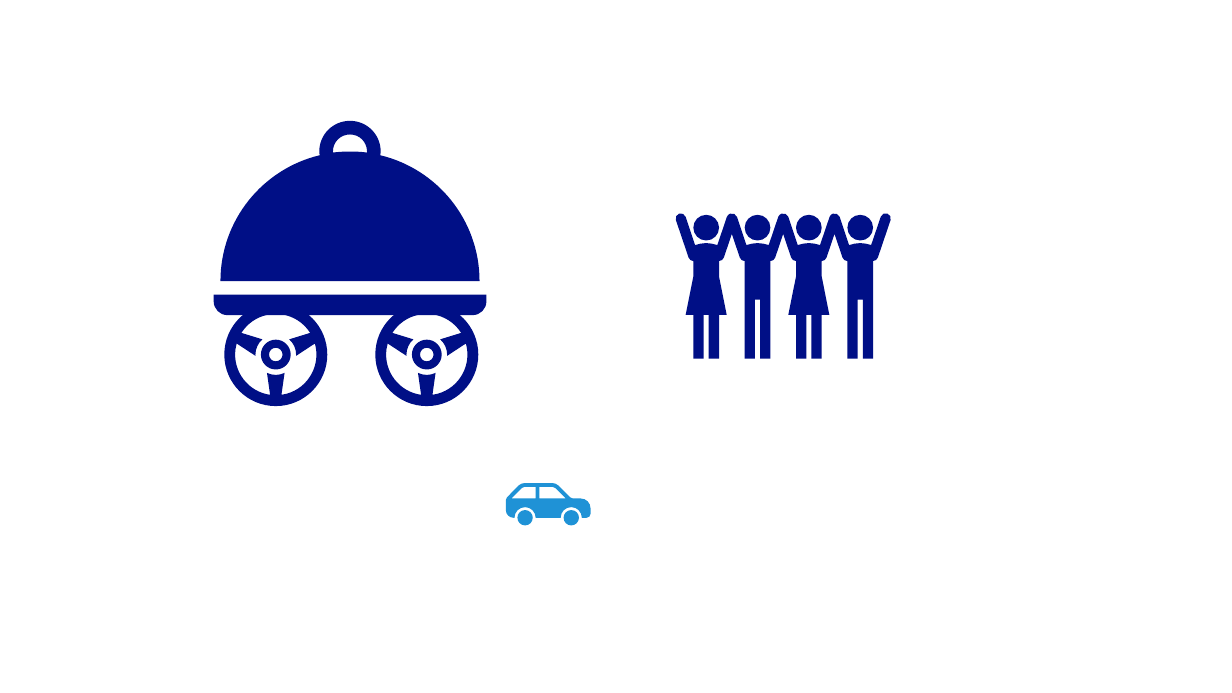
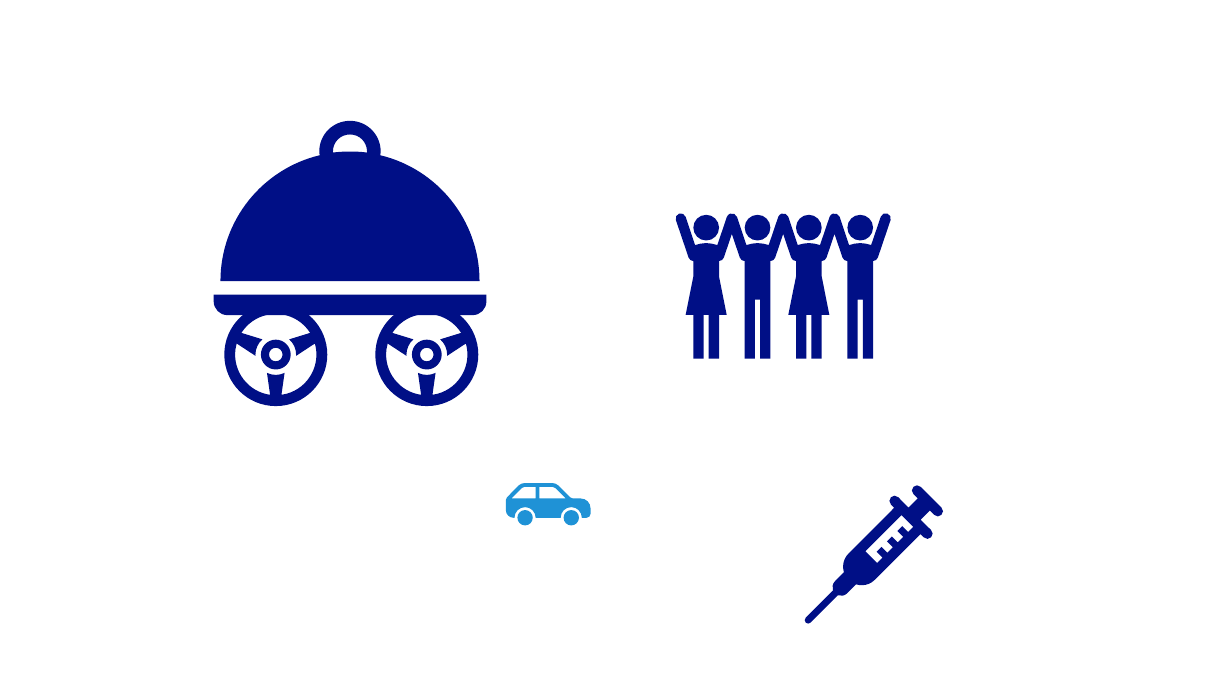
Before and after one commit to HelpMyStreet/front-end, a slide deck: slide 4 of HelpMyStreetFE/HelpMyStreetFE/src/pptx/Icons.pptx. Drawn at 1232x693 pixels with LibreOffice and Linux fonts; fonts in the diff are those of the drawing. Boxes give left, top, right and bottom in pixels: in the first picture for what was removed or moved away, otherwise in the second. Text is boxed around its words. In the diff, an @@ line names an element or a change of style, - is before the commit and + after.

```diff
--- a/HelpMyStreetFE/HelpMyStreetFE/src/pptx/Icons.pptx
+++ b/HelpMyStreetFE/HelpMyStreetFE/src/pptx/Icons.pptx
@@ freeform shape added at bbox=[805, 485, 944, 624], fill #000F86 @@
```
Also in this commit, not shown: 2 other files.
